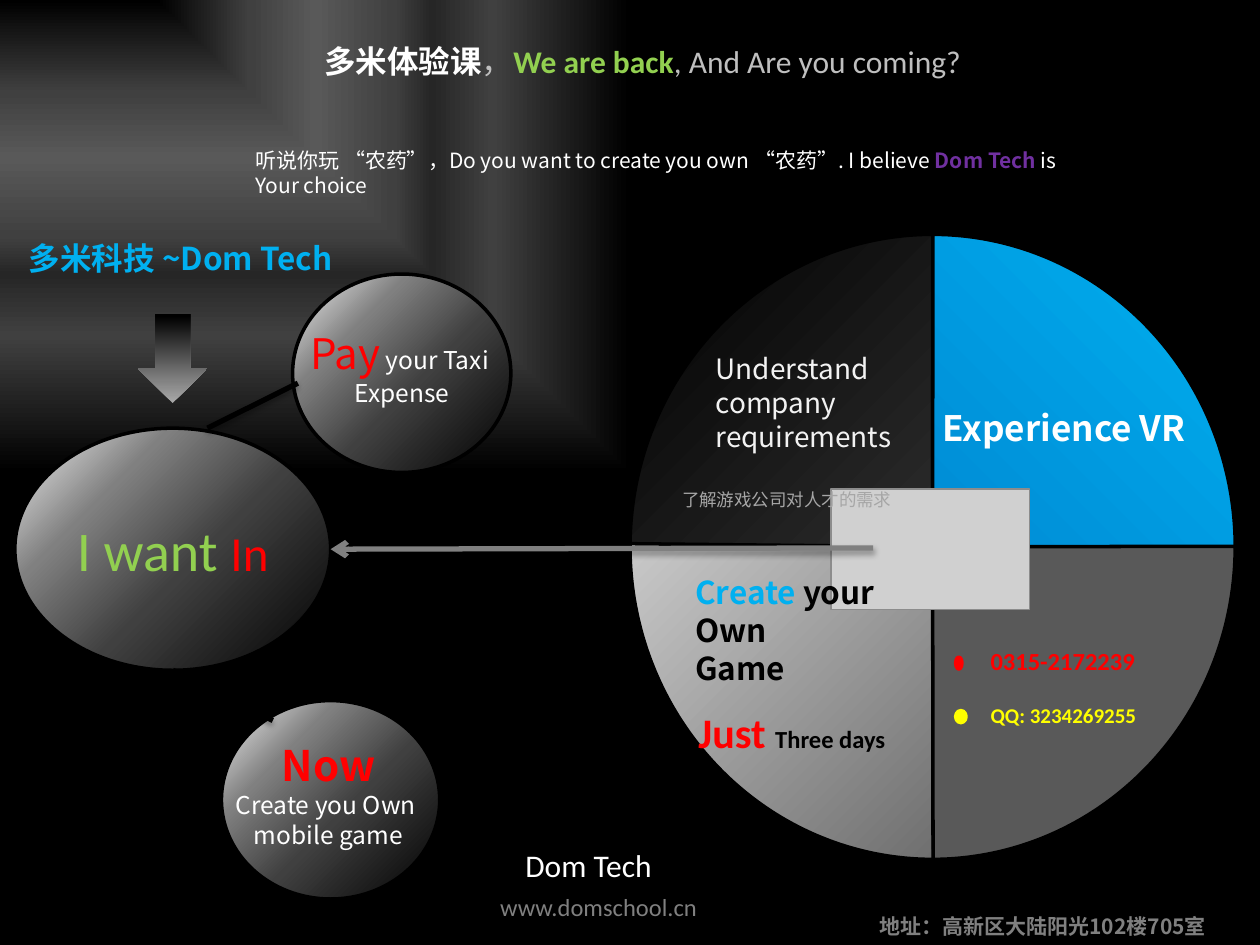
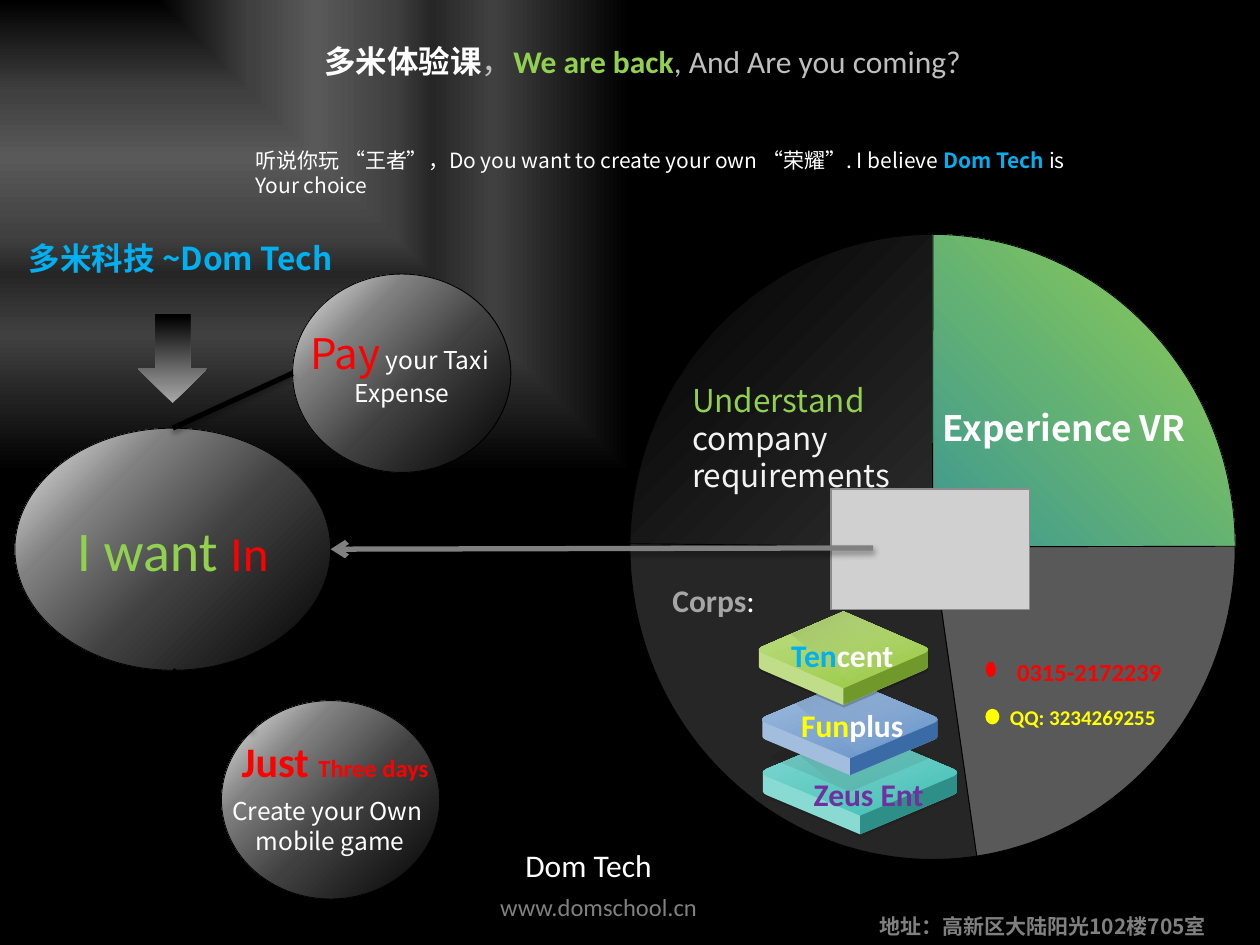
Before and after one commit to domtech/WorkFlow, a slide deck: slide 1 of dom 宣传页.pptx. Drawn at 1260x945 pixels with LibreOffice and Linux fonts; fonts in the diff are those of the drawing; grey boxes stand for pictures. Boxes give left, top, right and bottom in pixels: in the first picture for what was removed or moved away, otherwise in the second. Text is boxed around its words. In the diff, an @@ line names an element or a change of style, - is before the commit and + after.

Commit message:
优化宣传页

```diff
--- a/dom 宣传页.pptx
+++ b/dom 宣传页.pptx
@@ text at <box>255,150,1065,193</box>: text changed @@
-听说你玩 “农药”，Do you want to create you own “农药”. I believe Dom Tech is Your choice
+听说你玩 “王者”，Do you want to create your own “荣耀”. I believe Dom Tech is Your choice
@@ outline #000000 2 pt to #000000 0.5 pt in 4 elements at <box>15,428,331,670</box>, <box>292,275,510,472</box>, <box>222,701,440,898</box>, <box>630,234,1235,859</box> @@
@@ pie slice (boxed as its full ellipse) at <box>630,234,1235,859</box>: fill gradient #0070C0 to #00B0F0 to gradient #0070C0 to #92D050; outline #000000 2 pt to #000000 0.5 pt @@
@@ pie slice (boxed as its full ellipse) at <box>630,234,1235,859</box>: fill gradient #595959 to #F2F2F2 to #262626; outline #000000 2 pt to #000000 0.5 pt; proportions changed @@
@@ pie slice (boxed as its full ellipse) at <box>630,234,1235,859</box>: outline #000000 2 pt to #000000 0.5 pt; proportions changed @@
@@ line moved from (208, 428) - (297, 383) to (173, 428) - (292, 373) @@
@@ text "Understand": place and size @@
-text "Understand" at <box>716,356,892,454</box>
+text "Understand" at <box>692,387,890,496</box>
@@ text "Understand" at <box>692,387,890,496</box>: size 16 to 18 pt; text colour #F2F2F2 to #92D050 in "Understand" @@
@@ text removed at <box>682,488,891,511</box> @@
-了解游戏公司对人才的需求
@@ text added at <box>672,591,755,617</box>, 18 pt, text #A6A6A6, bold @@
+Corps:
@@ text removed at <box>695,580,874,681</box> @@
-Create your
-Own
-Game
@@ text added at <box>791,646,893,675</box>, 18 pt, text #FFFFFF, bold @@
+Tencent
@@ group added at <box>759,611,929,707</box>: 5 freeform shapes @@
@@ text "0315-2172239": place and size @@
-text "0315-2172239" at <box>991,654,1135,670</box>
+text "0315-2172239" at <box>1017,665,1161,681</box>
@@ line moved from (173, 670) - (273, 721) to (173, 670) - (253, 730) @@
@@ ellipse: place and size @@
-ellipse at <box>955,658,961,669</box>
+ellipse at <box>988,664,994,675</box>
@@ text added at <box>801,715,903,745</box>, 18 pt, text #FFFFFF, bold @@
+Funplus
@@ group added at <box>762,680,939,791</box>: 5 freeform shapes @@
@@ ellipse: place and size @@
-ellipse at <box>955,711,965,723</box>
+ellipse at <box>987,711,997,723</box>
@@ text "QQ: 3234269255": place and size @@
-text "QQ: 3234269255" at <box>991,708,1136,726</box>
+text "QQ: 3234269255" at <box>1010,710,1155,728</box>
@@ text "Just Three days": place and size @@
-text "Just Three days" at <box>698,721,885,759</box>
+text "Just Three days" at <box>242,743,428,788</box>
@@ text "Just Three days" at <box>242,743,428,788</box>: text colour #000000 to #FF0000 in "Three days" @@
@@ group added at <box>764,730,958,837</box>: 5 freeform shapes @@
@@ text "Create your Own": place and size @@
-text "Create your Own" at <box>235,739,416,850</box>
+text "Create your Own" at <box>232,801,422,856</box>
@@ text at <box>232,801,422,826</box>: text changed @@
-Now
-Create you Own
+Create your Own
@@ text added at <box>814,780,924,814</box>, 18 pt, text #7030A0, bold @@
+Zeus Ent
```
